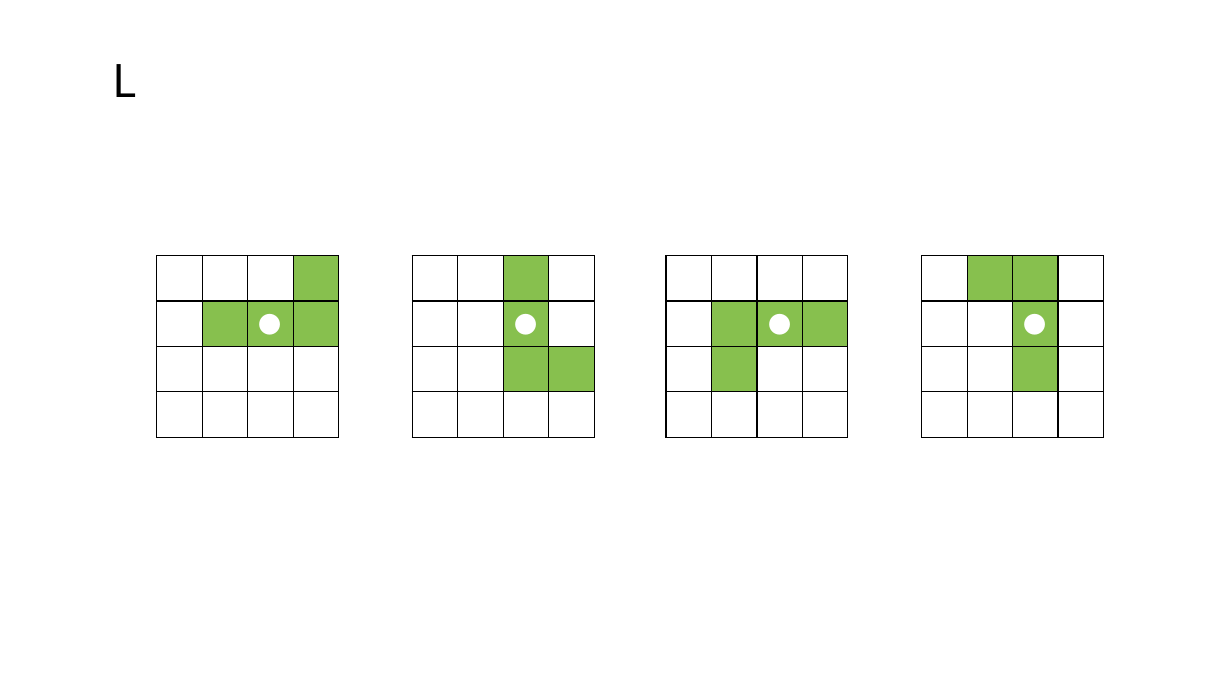
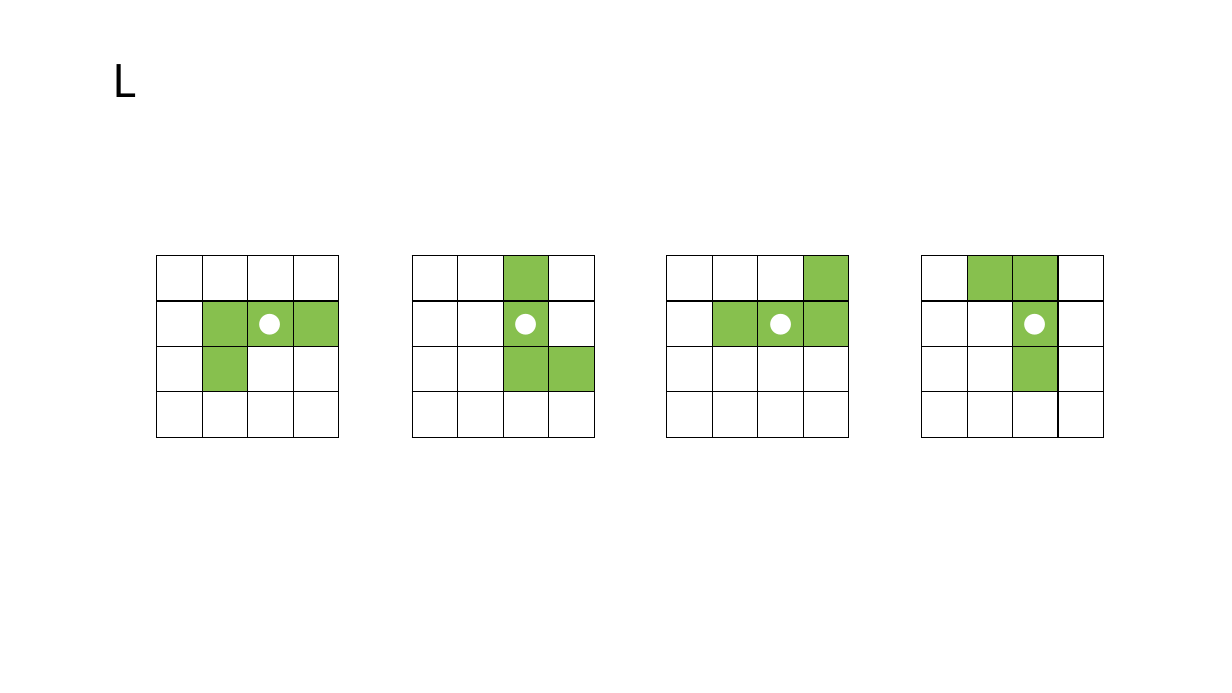
Before and after one commit to fpdjsns/Tetris, a slide deck: slide 12 of Document/Tetris plan.pptx. Drawn at 1232x693 pixels with LibreOffice and Linux fonts; fonts in the diff are those of the drawing. Boxes give left, top, right and bottom in pixels: in the first picture for what was removed or moved away, otherwise in the second. Text is boxed around its words. In the diff, an @@ line names an element or a change of style, - is before the commit and + after.

```diff
--- a/Document/Tetris plan.pptx
+++ b/Document/Tetris plan.pptx
@@ table at bbox=[157, 256, 338, 438] @@
@@ fill #87C04E to #FFFFFF in row 1, column 4 @@
@@ fill #FFFFFF to #87C04E in row 3, column 2 @@
@@ table at bbox=[667, 256, 848, 438] @@
@@ fill #FFFFFF to #87C04E in row 1, column 4 @@
@@ fill #87C04E to #FFFFFF in row 3, column 2 @@
```
Also in this commit, not shown: 3 other slides changed.
